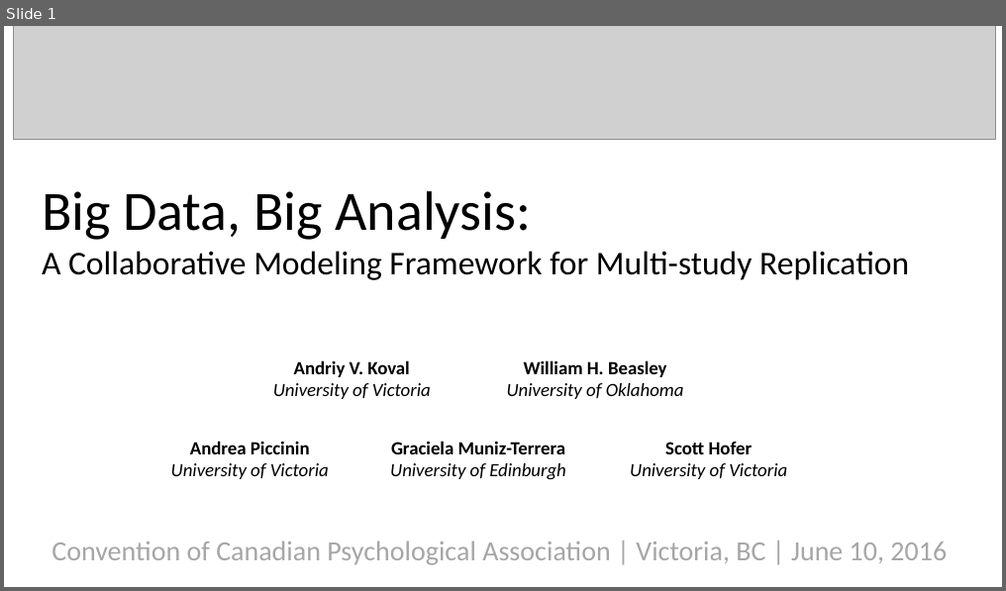
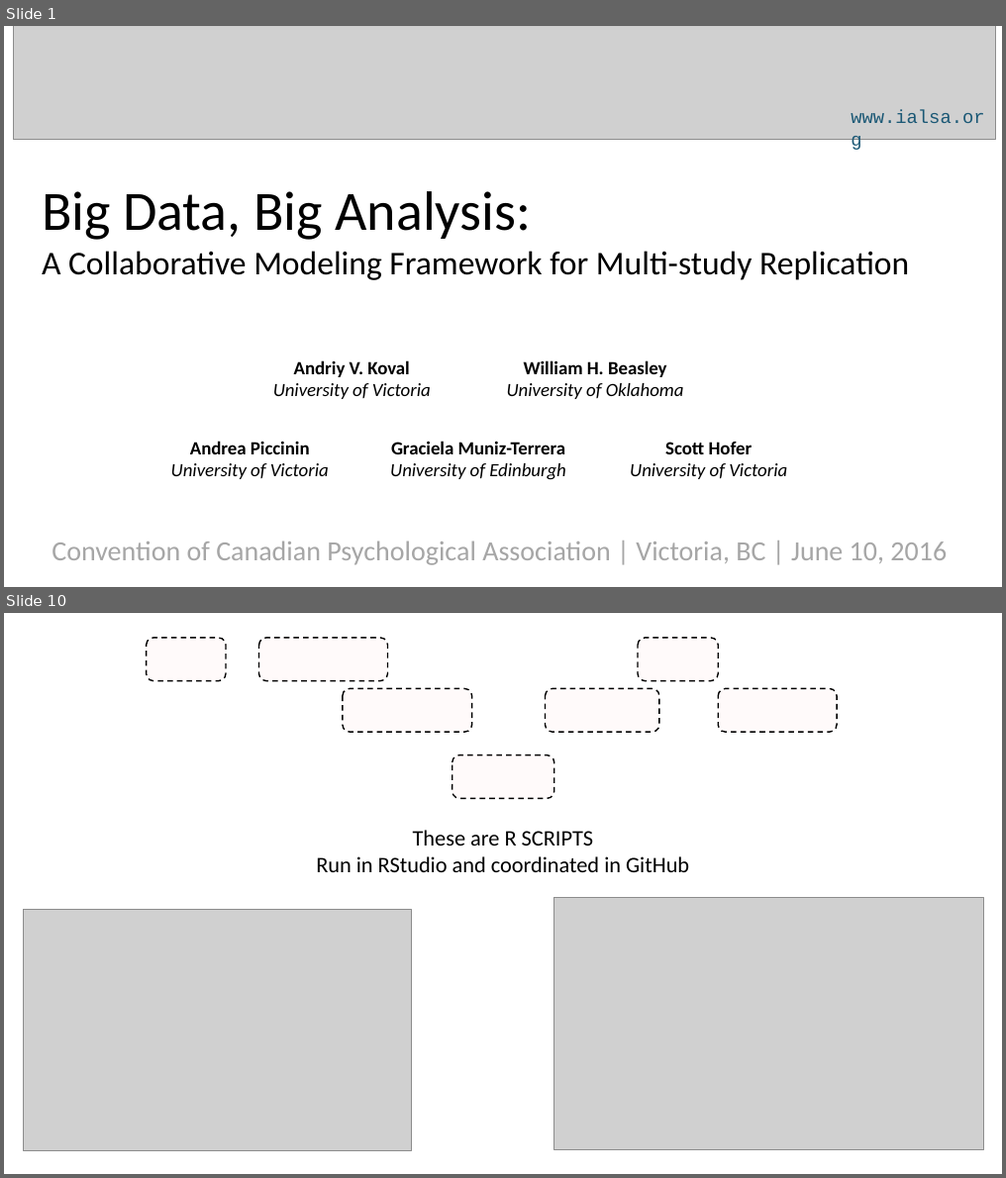
Before and after one commit to IALSA/IALSA-2015-Portland, a slide deck: pubs/2016-talks/2016-06-09-cpa/ppt/koval-etal-2016-06-10-cpa.pptx. Shown one above the other, each under a label of ours: slide 1 before the commit, slides 1 and 10 after it; the slides between them are not shown. The pictures are 1006x591 and 1006x1178 pixels, drawn with LibreOffice and Linux fonts; fonts in the diff are those of the drawing; grey boxes stand for pictures; background and template pictures are left out. Boxes give left, top, right and bottom in pixels: in the first picture for what was removed or moved away, otherwise in the second. Text is boxed around its words. In the diff, an @@ line names an element or a change of style, - is before the commit and + after.

```diff
--- a/pubs/2016-talks/2016-06-09-cpa/ppt/koval-etal-2016-06-10-cpa.pptx
+++ b/pubs/2016-talks/2016-06-09-cpa/ppt/koval-etal-2016-06-10-cpa.pptx
@@ slide 10 added at [4,613,1002,1174], background picture (left out) @@
@@ rounded rectangle added at [147,638,227,681], fill #FF0000 at 2% opacity, outline #000000 1 pt dashed @@
@@ rounded rectangle added at [259,638,388,681], fill #FF0000 at 2% opacity, outline #000000 1 pt dashed @@
@@ rounded rectangle added at [638,638,719,681], fill #FF0000 at 2% opacity, outline #000000 1 pt dashed @@
@@ rounded rectangle added at [343,689,472,732], fill #FF0000 at 2% opacity, outline #000000 1 pt dashed @@
@@ rounded rectangle added at [545,689,658,732], fill #FF0000 at 2% opacity, outline #000000 1 pt dashed @@
@@ rounded rectangle added at [719,689,838,732], fill #FF0000 at 2% opacity, outline #000000 1 pt dashed @@
@@ rounded rectangle added at [452,756,553,798], fill #FF0000 at 2% opacity, outline #000000 1 pt dashed @@
@@ text added at [316,830,689,872], 16 pt, text #000000 @@
+These are R SCRIPTS
+Run in RStudio and coordinated in GitHub
@@ picture added at [23,909,411,1151] @@
@@ picture added at [553,898,983,1151] @@
@@ slide 1 changed as well @@
@@ text added at [850,110,984,123], 13.5 pt, text #1C5976 @@
+www.ialsa.org
```
Also in this commit, not shown: 2 other slides changed, 27 other slides added, 13 slides removed, 4 other files.
